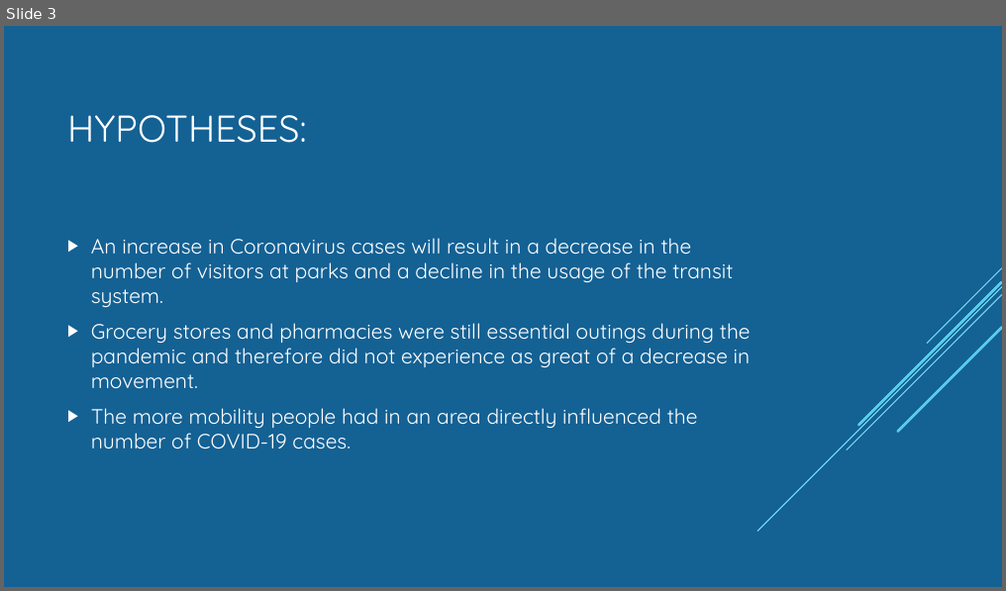
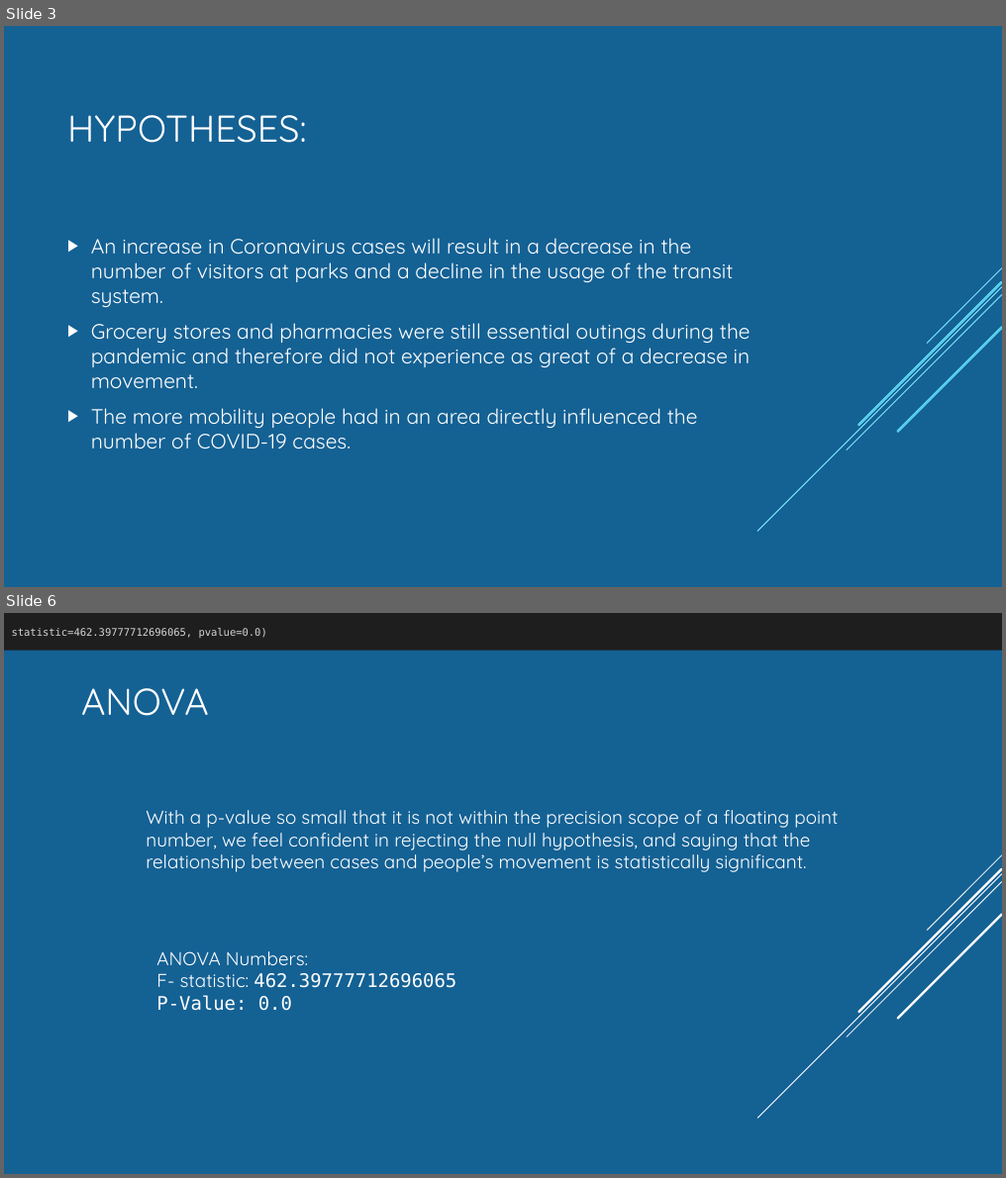
Before and after one commit to Munseaux/Pandemic-Movement, a slide deck: presentation.pptx. Shown one above the other, each under a label of ours: slide 3 before the commit, slides 3 and 6 after it; the slides between them are not shown. The pictures are 1006x591 and 1006x1178 pixels, drawn with LibreOffice and Linux fonts; fonts in the diff are those of the drawing. Boxes give left, top, right and bottom in pixels: in the first picture for what was removed or moved away, otherwise in the second. Text is boxed around its words. In the diff, an @@ line names an element or a change of style, - is before the commit and + after.

```diff
--- a/presentation.pptx
+++ b/presentation.pptx
@@ slide 6 added at [4,613,1002,1174], background #146194; not listed: 5 template elements that a slide beside it also shows @@
@@ rectangle added at [4,613,1002,651], fill #1E1E1E, 10 pt, text #D4D4D4 @@
+statistic=462.39777712696065, pvalue=0.0)
@@ title added at [81,688,209,716], 36 pt, text #FFFFFF @@
+ANOVA
@@ text added at [146,810,838,872], 18 pt, text #FFFFFF @@
+With a p-value so small that it is not within the precision scope of a floating point number, we feel confident in rejecting the null hypothesis, and saying that the relationship between cases and people’s movement is statistically significant.
@@ text added at [156,952,456,1011], 18 pt, text #FFFFFF @@
+ANOVA Numbers:
+F- statistic: 462.39777712696065
+P-Value: 0.0
```
Also in this commit, not shown: 4 slides changed, 9 other slides added, 6 slides removed.
